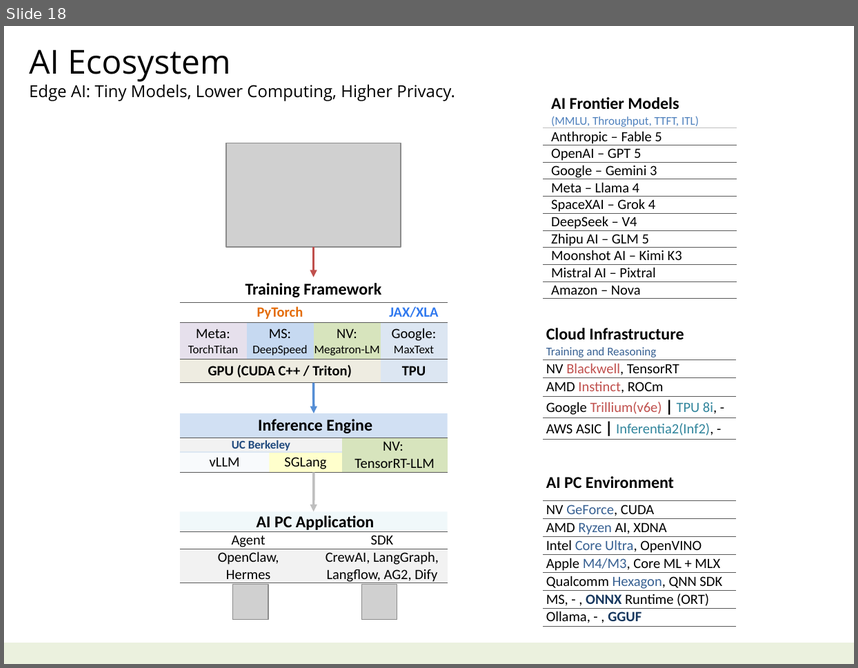
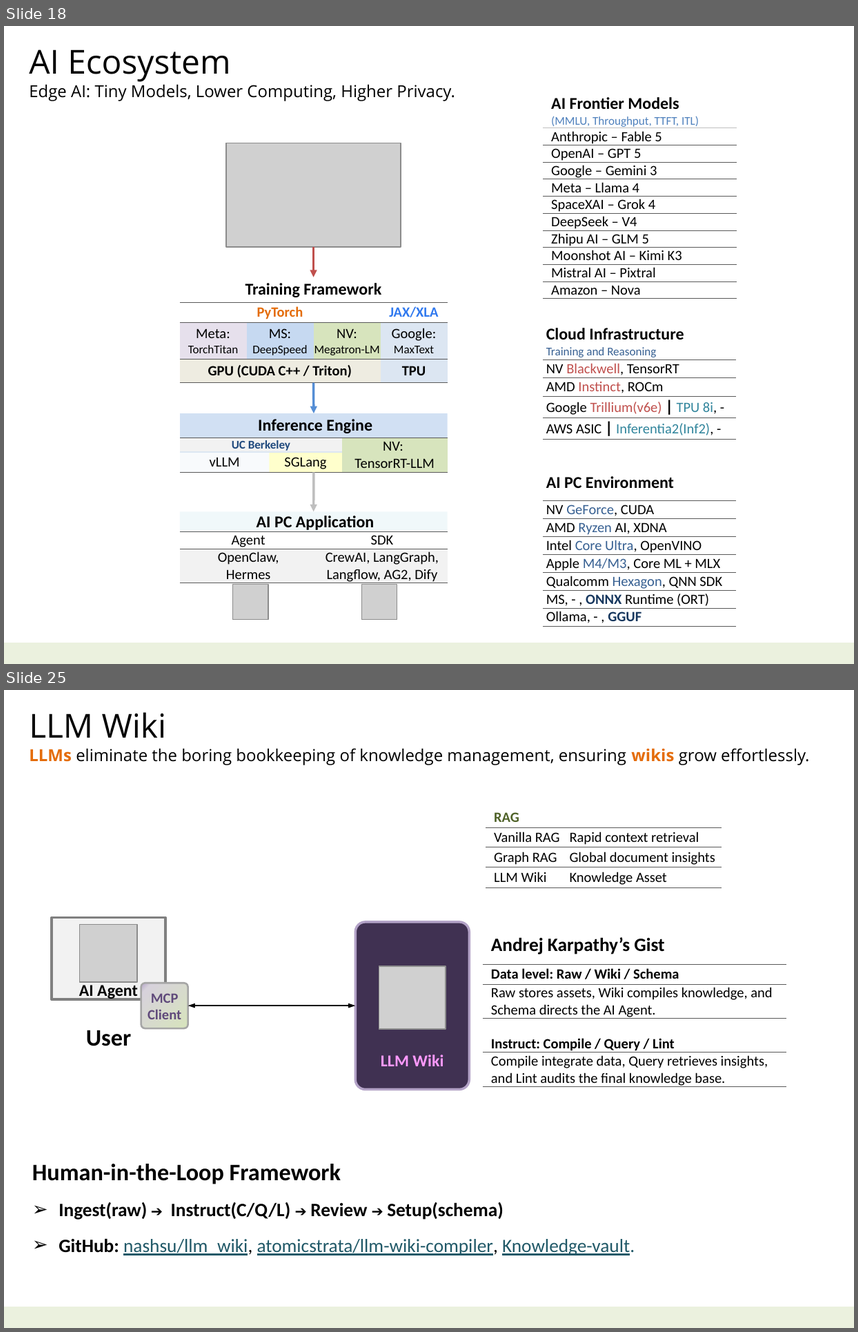
Before and after one commit to navibator/crazy-ai, a slide deck: ai.pptx. Shown one above the other, each under a label of ours: slide 18 before the commit, slides 18 and 25 after it; the slides between them are not shown. The pictures are 858x668 and 858x1332 pixels, drawn with LibreOffice and Linux fonts; fonts in the diff are those of the drawing; grey boxes stand for pictures. Boxes give left, top, right and bottom in pixels: in the first picture for what was removed or moved away, otherwise in the second. Text is boxed around its words. In the diff, an @@ line names an element or a change of style, - is before the commit and + after.

```diff
--- a/ai.pptx
+++ b/ai.pptx
@@ slide 25 added at (4, 690, 854, 1328), background #FFFFFF; not listed: 1 template element that a slide beside it also shows @@
@@ text added at (29, 712, 809, 765), 14 pt, text #000000 @@
+LLM Wiki
+LLMs eliminate the boring bookkeeping of knowledge management, ensuring wikis grow effortlessly.
@@ table added at (485, 807, 722, 887), 4 rows, 2 columns @@
+RAG | 
+Vanilla RAG | Rapid context retrieval
+Graph RAG | Global document insights
+LLM Wiki | Knowledge Asset
@@ rectangle added at (52, 917, 165, 998), fill #F2F2F2, outline #808080 2 pt, 14 pt, text #000000, bold @@
+AI Agent
@@ picture added at (80, 924, 137, 982) @@
@@ rounded rectangle added at (355, 922, 469, 1090), fill #403152, outline #B3A2C7 2 pt, 14 pt, text #FF99FF, bold @@
+LLM Wiki
@@ table added at (483, 925, 786, 1090), 5 rows, 1 columns @@
+Andrej Karpathy’s Gist
+Data level: Raw / Wiki / Schema
+Raw stores assets, Wiki compiles knowledge, and Schema directs the AI Agent.
+Instruct: Compile / Query / Lint
+Compile integrate data, Query retrieves insights, and Lint audits the final knowledge base.
@@ picture added at (379, 966, 446, 1029) @@
@@ rounded rectangle added at (141, 983, 188, 1027), fill gradient #D7E4BD to #D7D2DB to #B3A2C7, outline #A6A6A6 1.5 pt, 12 pt, text #604A7B, bold @@
+MCP
+Client
@@ double arrow added from (355, 1005) to (188, 1005), #000000 0.75 pt @@
@@ text added at (86, 1029, 131, 1046), 20 pt, text #000000, bold @@
+User
@@ text added at (32, 1163, 635, 1255), 16 pt, text #000000, bold @@
+Human-in-the-Loop Framework
+➢ Ingest(raw) ➔ Instruct(C/Q/L) ➔ Review ➔ Setup(schema)
+➢ GitHub: nashsu/llm_wiki, atomicstrata/llm-wiki-compiler, Knowledge-vault.
```
Also in this commit, not shown: 2 slides changed, 17 other slides added, 1 slide removed, 1 other file.
